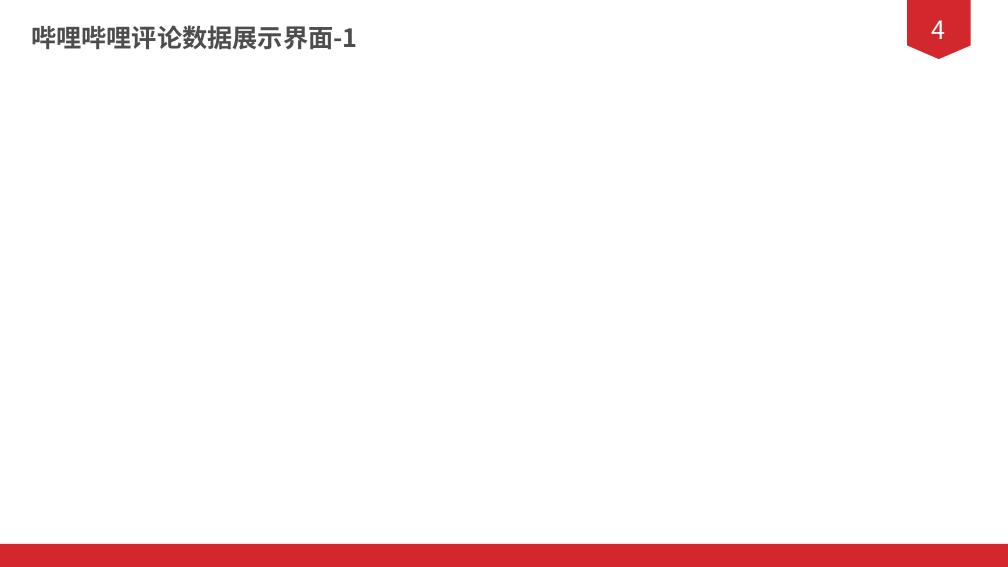
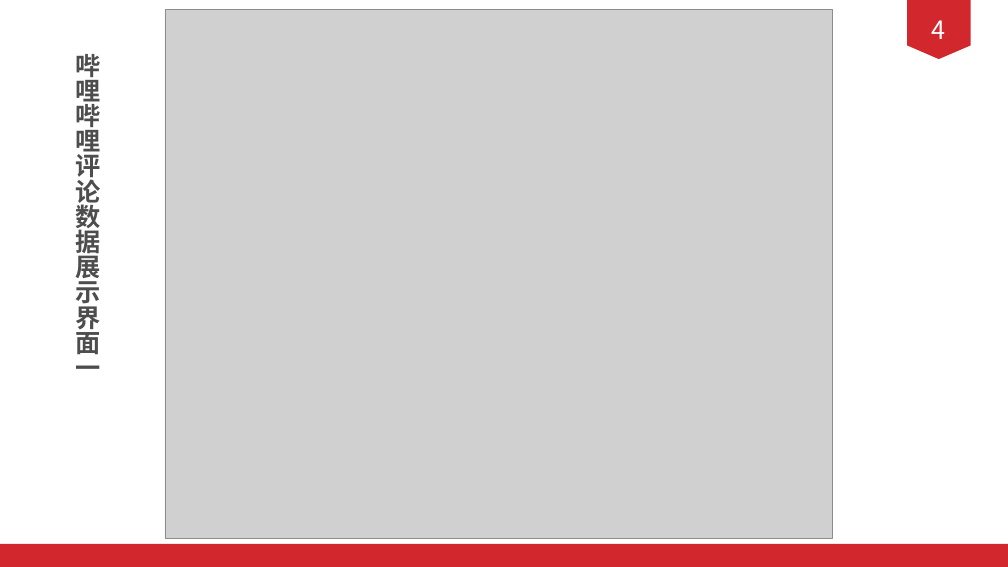
Before and after one commit to 1AKO1/2020shixun, a slide deck: slide 23 of doc/PPT/答辩ppt.pptx (slide 22 before the commit). Drawn at 1008x567 pixels with LibreOffice and Linux fonts; fonts in the diff are those of the drawing; grey boxes stand for pictures. Boxes give left, top, right and bottom in pixels: in the first picture for what was removed or moved away, otherwise in the second. Text is boxed around its words. In the diff, an @@ line names an element or a change of style, - is before the commit and + after.

Commit message:
答辩ppt（豆瓣图书数据展示界面需要更新，当当数据查询界面尽可能优化）

```diff
--- a/doc/PPT/答辩ppt.pptx
+++ b/doc/PPT/答辩ppt.pptx
@@ picture added at <box>165,10,832,538</box> @@
@@ text at <box>75,54,100,369</box>: text changed @@
-哔哩哔哩评论数据展示界面-1
+哔哩哔哩评论数据展示界面一
```
Also in this commit, not shown: 13 other slides changed, 1 slide added, 16 slides removed.
